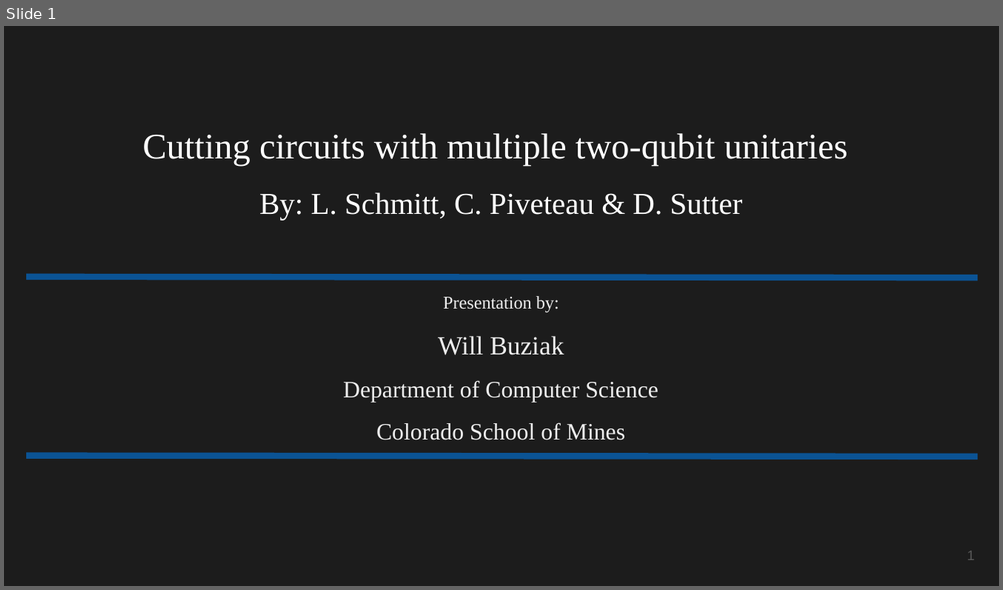
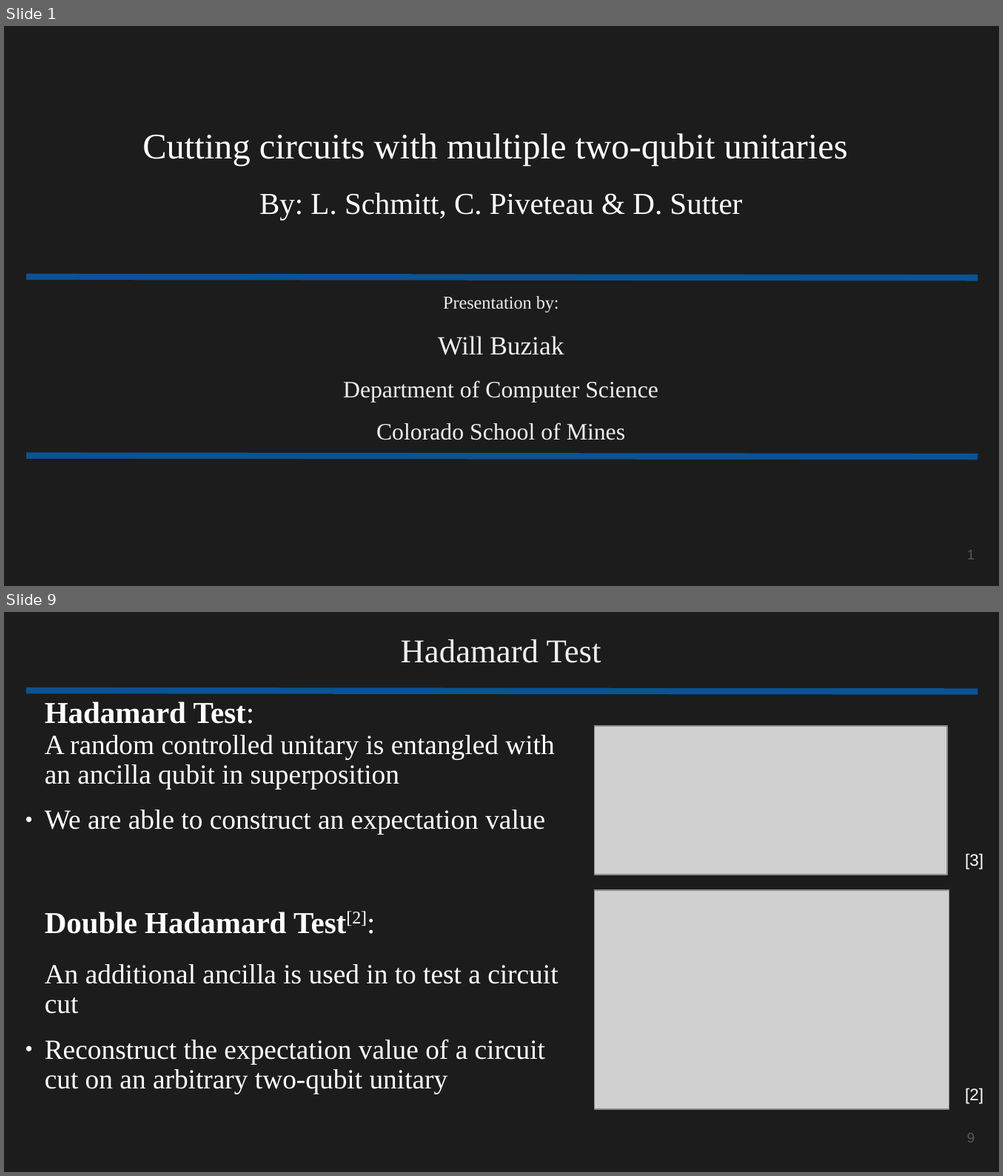
Before and after one commit to wbuziak/grad-research, a slide deck: resources/presentations/Cutting_circuits_with_multiple_two_qubit_unitaries.pptx. Shown one above the other, each under a label of ours: slide 1 before the commit, slides 1 and 9 after it; the slides between them are not shown. The pictures are 1003x590 and 1003x1176 pixels, drawn with LibreOffice and Linux fonts; fonts in the diff are those of the drawing; grey boxes stand for pictures. Boxes give left, top, right and bottom in pixels: in the first picture for what was removed or moved away, otherwise in the second. Text is boxed around its words. In the diff, an @@ line names an element or a change of style, - is before the commit and + after.

```diff
--- a/resources/presentations/Cutting_circuits_with_multiple_two_qubit_unitaries.pptx
+++ b/resources/presentations/Cutting_circuits_with_multiple_two_qubit_unitaries.pptx
@@ slide 9 added at (x1=4, y1=612, x2=999, y2=1172), background #1C1C1C @@
@@ title added at (x1=401, y1=639, x2=601, y2=663), 24 pt, text #EEEEEE @@
+Hadamard Test
@@ line added from (26, 690) to (978, 692), #0B5394 4.51 pt @@
@@ text added at (x1=45, y1=702, x2=558, y2=1094), 20 pt, text #FFFFFF @@
+Hadamard Test:
+A random controlled unitary is entangled with an ancilla qubit in superposition
+  ● We are able to construct an expectation value
+Double Hadamard Test[2]:
+An additional ancilla is used in to test a circuit cut
+  ● Reconstruct the expectation value of a circuit cut on an arbitrary two-qubit unitary
@@ picture added at (x1=595, y1=727, x2=948, y2=875) @@
@@ text added at (x1=965, y1=853, x2=983, y2=870), 12 pt, text #FFFFFF @@
+[3]
@@ picture added at (x1=595, y1=890, x2=949, y2=1109) @@
@@ text added at (x1=965, y1=1088, x2=983, y2=1104), 12 pt, text #FFFFFF @@
+[2]
@@ page number added at (x1=967, y1=1133, x2=974, y2=1143), 10 pt, text #595959 @@
+9
```
Also in this commit, not shown: 3 slides changed, 7 other slides added, 4 slides removed.
